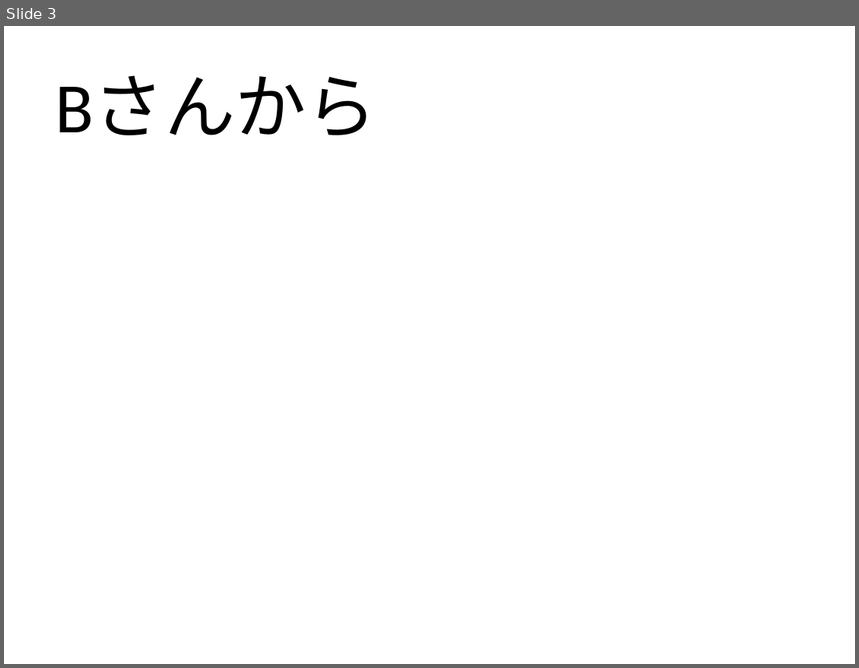
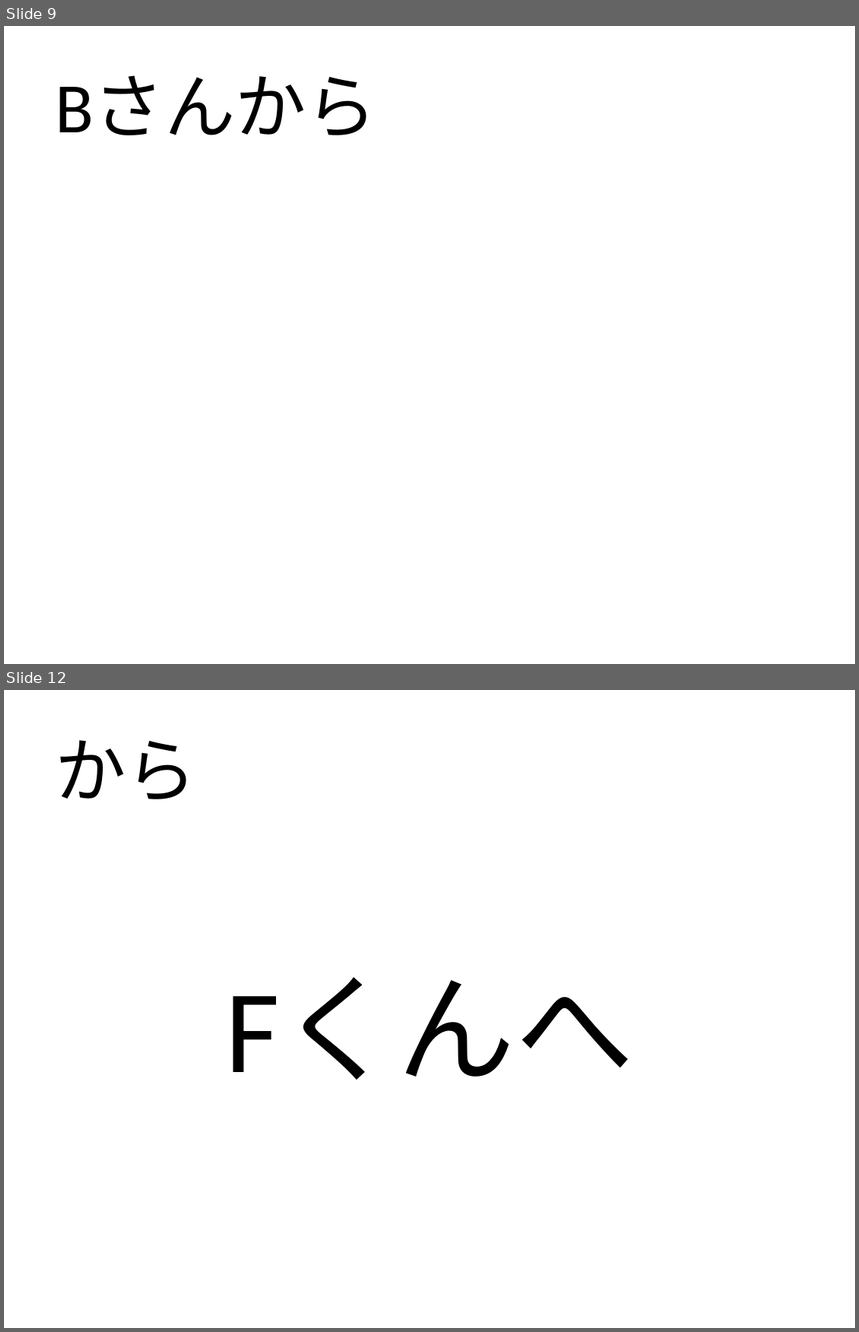
Before and after one commit to furaga/GiftExchange, a slide deck: GiftExchange.ppt. Shown one above the other, each under a label of ours: slide 3 before the commit, slides 9 and 12 after it; the slides between them are not shown. The pictures are 859x668 and 859x1332 pixels, drawn with LibreOffice and Linux fonts; fonts in the diff are those of the drawing. Boxes give left, top, right and bottom in pixels: in the first picture for what was removed or moved away, otherwise in the second. Text is boxed around its words. In the diff, an @@ line names an element or a change of style, - is before the commit and + after.

```diff
--- a/GiftExchange.ppt
+++ b/GiftExchange.ppt
@@ slide 12 added at box(4, 690, 855, 1328), background #FFFFFF @@
@@ title added at box(55, 740, 197, 799), 60 pt, text #000000 @@
+から
@@ text added at box(225, 977, 634, 1080), 100 pt, text #000000 @@
+Fくんへ
@@ what was slide 3 is now slide 9 @@
```
Also in this commit, not shown: 6 slides changed, 4 other slides added, 3 slides removed, 1 other file.
